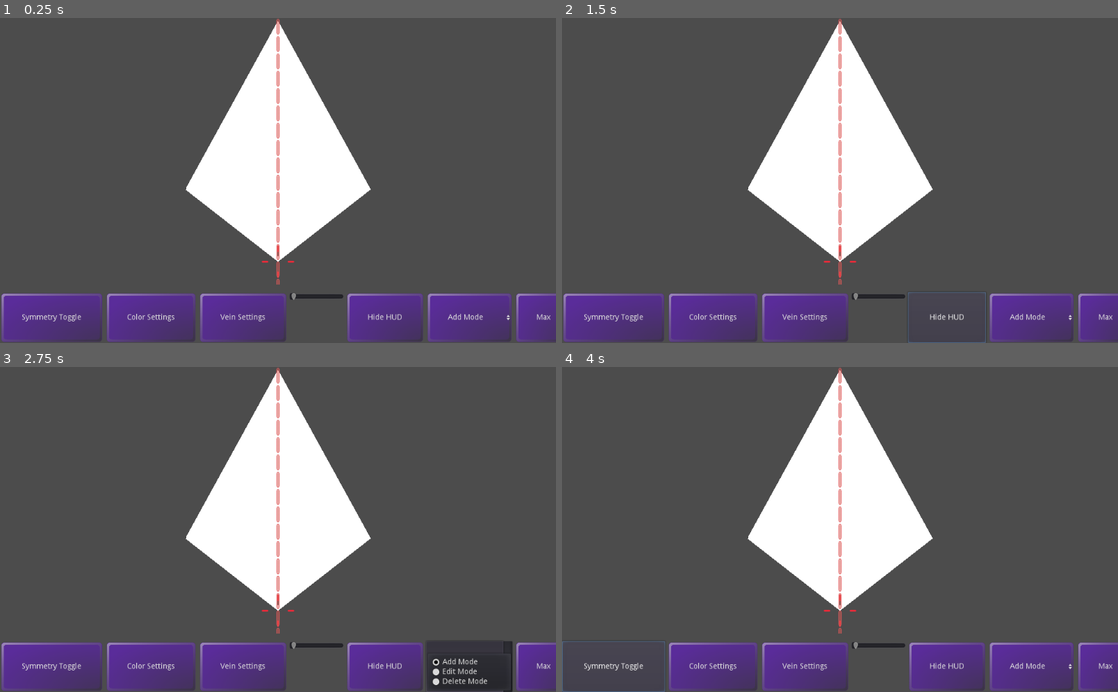
Above: before the commit, frames 1-4 (two rows, left to right).
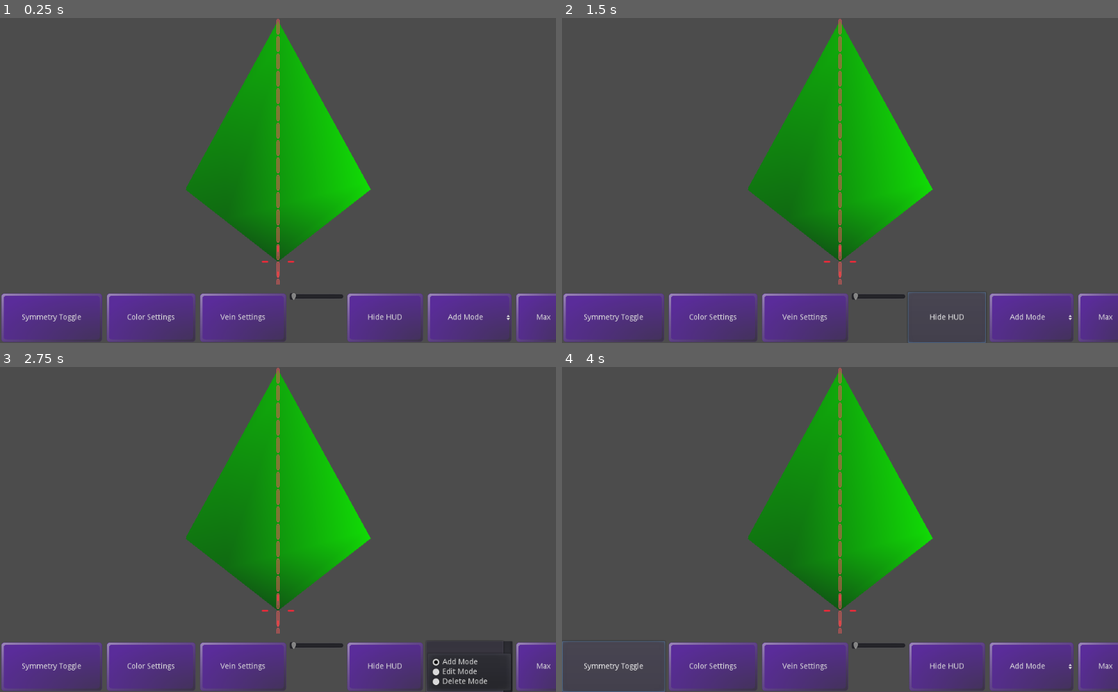
Above: after the commit, the same moments.

Repository: LettucePie/persephone
Game: Godot game, scene res://design/leafmaker.tscn
Same seed, same stepped clock (60 frames per second), same inputs: the game is played once before the commit and once after it.
Inputs:
- Up to frame 1 (0.25 s): no input
- Up to frame 2 (1.5 s): click "Symmetry Toggle" at 0.5 s; click "Hide HUD" at 1.25 s
- Up to frame 3 (2.75 s): click "Add Mode" at 2 s
- Up to frame 4 (4 s): click "Max" at 2.75 s; click "Symmetry Toggle" at 3.5 s

The runs differ from the first frame. In frame 1, 12% of the frame differs, in the area x 33-67%, y 0-75%; in frame 2, 12%; in frame 3, 12%; in frame 4, 12%.

Commit message:
Added primitive gradient coloring to leaf

Diff:
--- a/design/leafmaker.tscn
+++ b/design/leafmaker.tscn
@@ -9,6 +9,9 @@
 [ext_resource path="res://design/designer_tools_theme.tres" type="Theme" id=7]
 [ext_resource path="res://design/symmetry_dash_mini.png" type="Texture" id=8]
 
+[sub_resource type="Gradient" id=1]
+colors = PoolColorArray( 0.0604248, 0.34375, 0.0781326, 1, 0.0666375, 0.867188, 0.0203247, 1 )
+
 [node name="leafmaker" type="Node"]
 script = ExtResource( 2 )
 
@@ -17,6 +20,7 @@
 square_node_tex = ExtResource( 6 )
 circle_node_tex = ExtResource( 3 )
 node_scale = Vector2( 0.2, 0.2 )
+leaf_gradient_default = SubResource( 1 )
 debug_draw = true
 
 [node name="Polygon2D" type="Polygon2D" parent="canvas"]
--- a/design/leafmaker_canvas.gd
+++ b/design/leafmaker_canvas.gd
@@ -3,6 +3,7 @@
 export(Texture) var square_node_tex
 export(Texture) var circle_node_tex
 export(Vector2) var node_scale = Vector2(0.1, 0.1)
+export(Gradient) var leaf_gradient_default
 
 enum Mode {ADD_MODE, EDIT_MODE, DELETE_MODE}
 export(bool) var debug_draw = false
@@ -10,6 +11,8 @@
 onready var leaf_poly = $Polygon2D
 onready var leaf_origin = $LeafOrigin
 onready var leaf_curve : Curve2D = Curve2D.new()
+onready var leaf_color : Color = Color(0.2, 0.8, 0.1, 1.0)
+onready var leaf_gradient : Gradient = leaf_gradient_default
 
 var current_mode = Mode.ADD_MODE
 
@@ -195,7 +198,13 @@
 
 func _draw():
 	if leaf_curve.get_baked_points().size() > 3:
-		draw_polygon(leaf_curve.get_baked_points(), PoolColorArray())
+		var colors : PoolColorArray = PoolColorArray()
+		var uvs : PoolVector2Array = PoolVector2Array()
+		var count = leaf_curve.get_baked_points().size()
+		for i in count:
+			var percent = float(i) / float(count)
+			colors.append(leaf_gradient.interpolate(percent))
+		draw_polygon(leaf_curve.get_baked_points(), colors, uvs)
 
 
 func _on_Mode_item_selected(index):
Not shown: 1 places in design/leafmaker.tscn that only renumber resources
